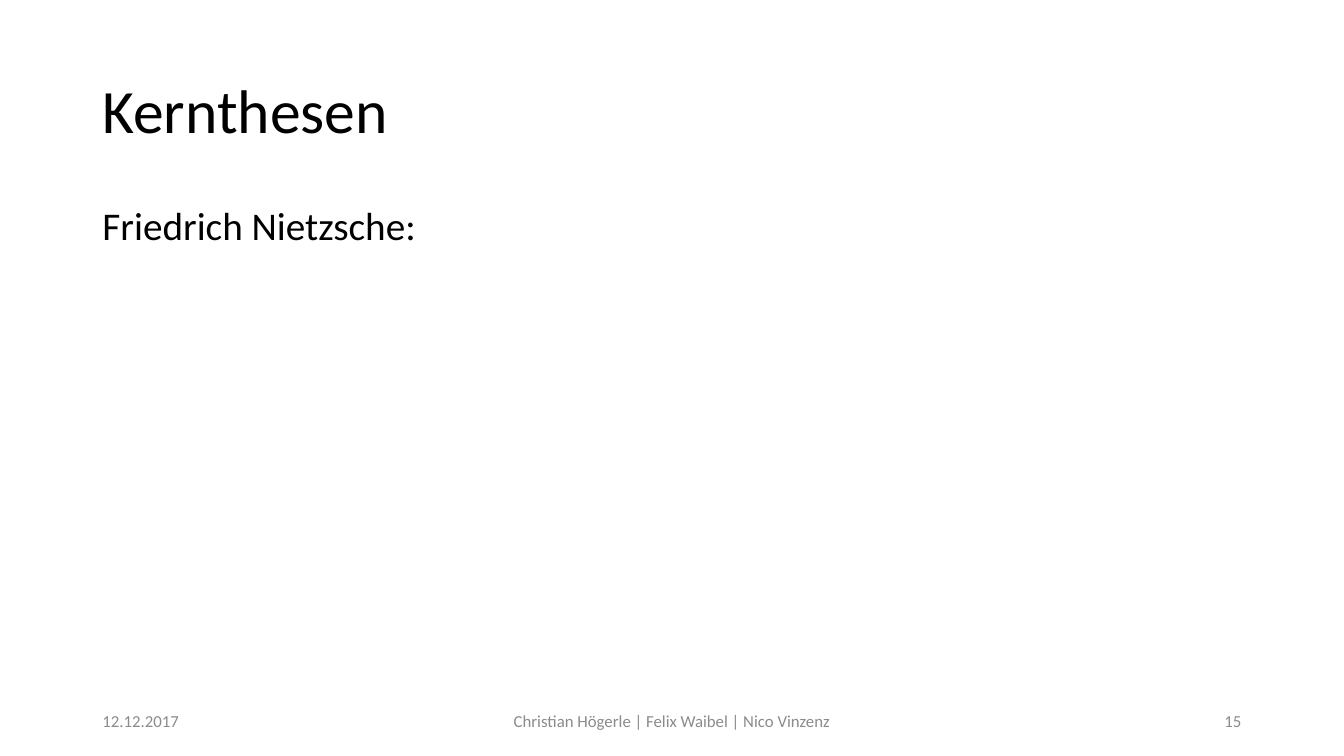
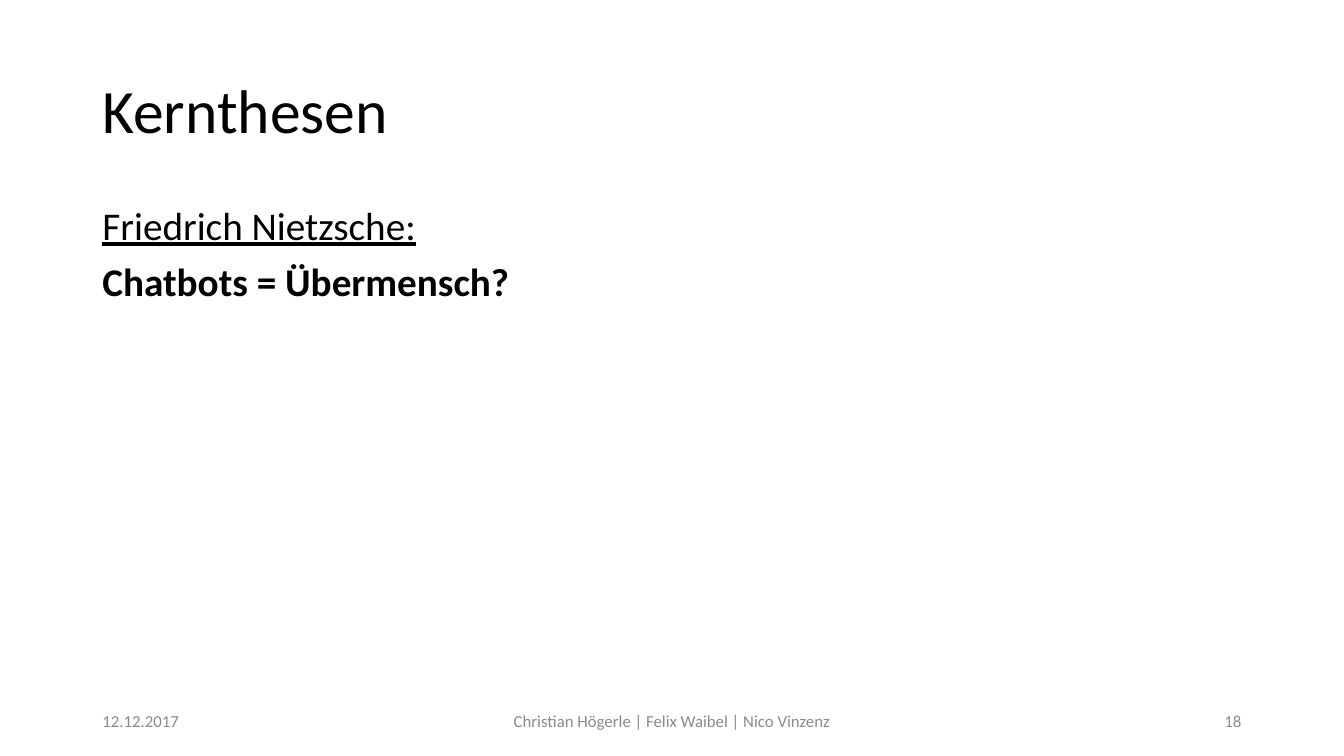
Before and after one commit to Fewa93/Berufsethik, a slide deck: slide 18 of Präsentation/Berufsethik.pptx (slide 15 before the commit). Drawn at 1344x756 pixels with LibreOffice and Linux fonts; fonts in the diff are those of the drawing. Boxes give left, top, right and bottom in pixels: in the first picture for what was removed or moved away, otherwise in the second. Text is boxed around its words. In the diff, an @@ line names an element or a change of style, - is before the commit and + after.

Commit message:
Präsentation KernthesenNietzsche

```diff
--- a/Präsentation/Berufsethik.pptx
+++ b/Präsentation/Berufsethik.pptx
@@ text at (102, 212, 416, 246): underline on in "Friedrich Nietzsche:" @@
@@ text at (102, 264, 509, 297): paragraph added @@
+Chatbots = Übermensch?
@@ page number at (1224, 715, 1241, 727): text changed @@
-15
+18
```
Also in this commit, not shown: 3 slides added.
